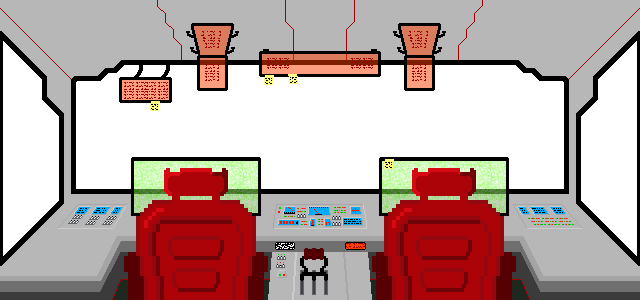
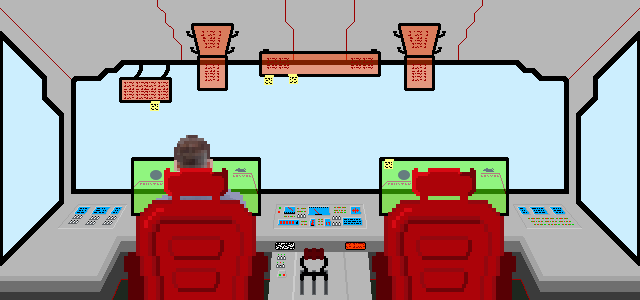
Layered file, before and after one edit (640px x 300px). Changes by layer:
added layer "Pilot" above "Mess" over [147, 135, 258, 213]
hid "Transparent screens broken" over [122, 65, 507, 213]
showed "Transparent screens ok" over [122, 65, 506, 213]
showed "Glass" over [3, 41, 637, 256]
